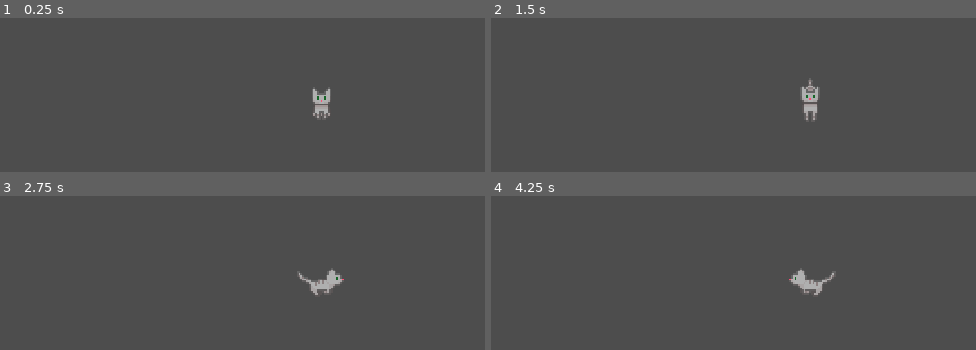
Above: before the commit, frames 1-4 (two rows, left to right).
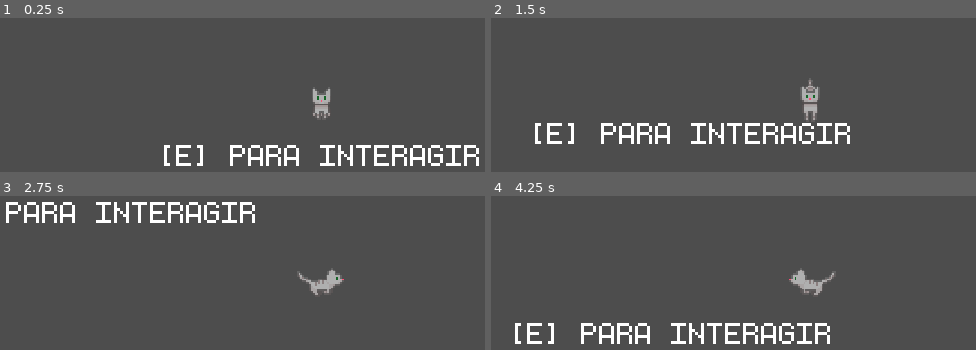
Above: after the commit, the same moments.

Repository: ana-xavier/MemoriasDeNoveVidas
Game: Godot game, scene res://character/scenes/cat.tscn
The game is run twice, just before and just after one commit, with the same random seed, the same clock (stepped at 60 frames per second) and the same inputs.
Inputs:
- Up to frame 1 (0.25 s): no input
- Up to frame 2 (1.5 s): tap Enter at 0.5 s; hold D (move_right) 0.53-1.28 s; hold S (move_down) from 1.28 s (still down)
- Up to frame 3 (2.75 s): release S (move_down) at 2.03 s; hold D (move_right) from 2.03 s (still down)
- Up to frame 4 (4.25 s): release D (move_right) at 2.78 s; hold W (move_up) 2.78-3.53 s; hold A (move_left) from 3.53 s (still down)

The runs differ from the first frame. In frame 1, 3.0% of the frame differs, in the area x 33-99%, y 82-97%; in frame 2, 3.0%; in frame 3, 2.6%; in frame 4, 3.0%.

Commit message:
add: interaction and ui folders

Diff:
--- a/character/scenes/main_character.tscn
+++ b/character/scenes/main_character.tscn
@@ -426,7 +426,8 @@
 states/Running/node = SubResource("AnimationNodeBlendSpace2D_su5c2")
 states/Running/position = Vector2(583, 125)
 
-[node name="MainCharacter" type="CharacterBody2D" node_paths=PackedStringArray("_animation_tree")]
+[node name="MainCharacter" type="CharacterBody2D" node_paths=PackedStringArray("_animation_tree") groups=["player"]]
+collision_layer = 2
 script = ExtResource("1_xxmps")
 _animation_tree = NodePath("AnimationTree")
 
--- /dev/null
+++ b/interaction/interaction_area/interaction_area.tscn
@@ -0,0 +1,5 @@
+[gd_scene format=3 uid="uid://uffj84nvj2aj"]
+
+[node name="InteractionArea" type="Area2D"]
+collision_layer = 0
+collision_mask = 2
--- /dev/null
+++ b/interaction/interaction_manager.gd
@@ -0,0 +1,8 @@
+extends Node2D
+
+@onready var player = get_tree().get_first_node_in_group("player")
+@onready var label = $Label
+
+const base_text = "[E] para "
+
+var active
--- /dev/null
+++ b/interaction/interaction_manager.tscn
@@ -0,0 +1,22 @@
+[gd_scene load_steps=3 format=3 uid="uid://d0rs1ibpeaai1"]
+
+[ext_resource type="Script" path="res://interaction/interaction_manager.gd" id="1_ch7hc"]
+[ext_resource type="FontFile" uid="uid://brkm5d1yg37hw" path="res://ui/fonts/monogram.ttf" id="2_d05da"]
+
+[node name="InteractionManager" type="Node2D"]
+script = ExtResource("1_ch7hc")
+
+[node name="Label" type="Label" parent="."]
+z_index = 20
+anchors_preset = 5
+anchor_left = 0.5
+anchor_right = 0.5
+offset_left = -76.5
+offset_right = 76.5
+offset_bottom = 23.0
+grow_horizontal = 2
+theme_override_colors/font_color = Color(1, 1, 1, 1)
+theme_override_fonts/font = ExtResource("2_d05da")
+text = "[E] PARA INTERAGIR"
+horizontal_alignment = 1
+vertical_alignment = 1
--- a/project.godot
+++ b/project.godot
@@ -14,6 +14,10 @@
 run/main_scene="res://character/scenes/cat.tscn"
 config/features=PackedStringArray("4.2")
 config/icon="res://icon.png"
+
+[autoload]
+
+InteractionManager="*res://interaction/interaction_manager.tscn"
 
 [display]
 
@@ -49,6 +53,15 @@
 "events": [Object(InputEventKey,"resource_local_to_scene":false,"resource_name":"","device":-1,"window_id":0,"alt_pressed":false,"shift_pressed":false,"ctrl_pressed":false,"meta_pressed":false,"pressed":false,"keycode":0,"physical_keycode":83,"key_label":0,"unicode":115,"echo":false,"script":null)
 ]
 }
+interact={
+"deadzone": 0.5,
+"events": [Object(InputEventKey,"resource_local_to_scene":false,"resource_name":"","device":0,"window_id":0,"alt_pressed":false,"shift_pressed":false,"ctrl_pressed":false,"meta_pressed":false,"pressed":false,"keycode":0,"physical_keycode":69,"key_label":0,"unicode":0,"echo":false,"script":null)
+]
+}
+
+[layer_names]
+
+2d_physics/layer_2="player"
 
 [physics]
 
Binary file added: ui/fonts/monogram.ttf
Not shown, added: ui/fonts/monogram.ttf.import
